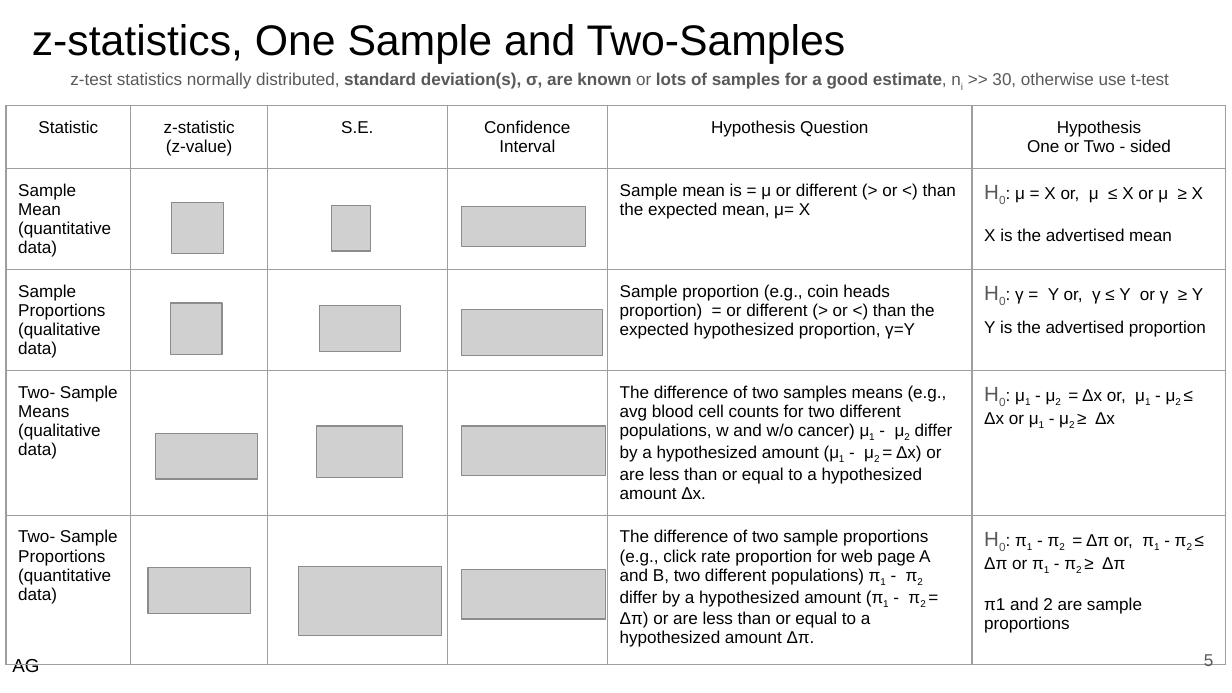
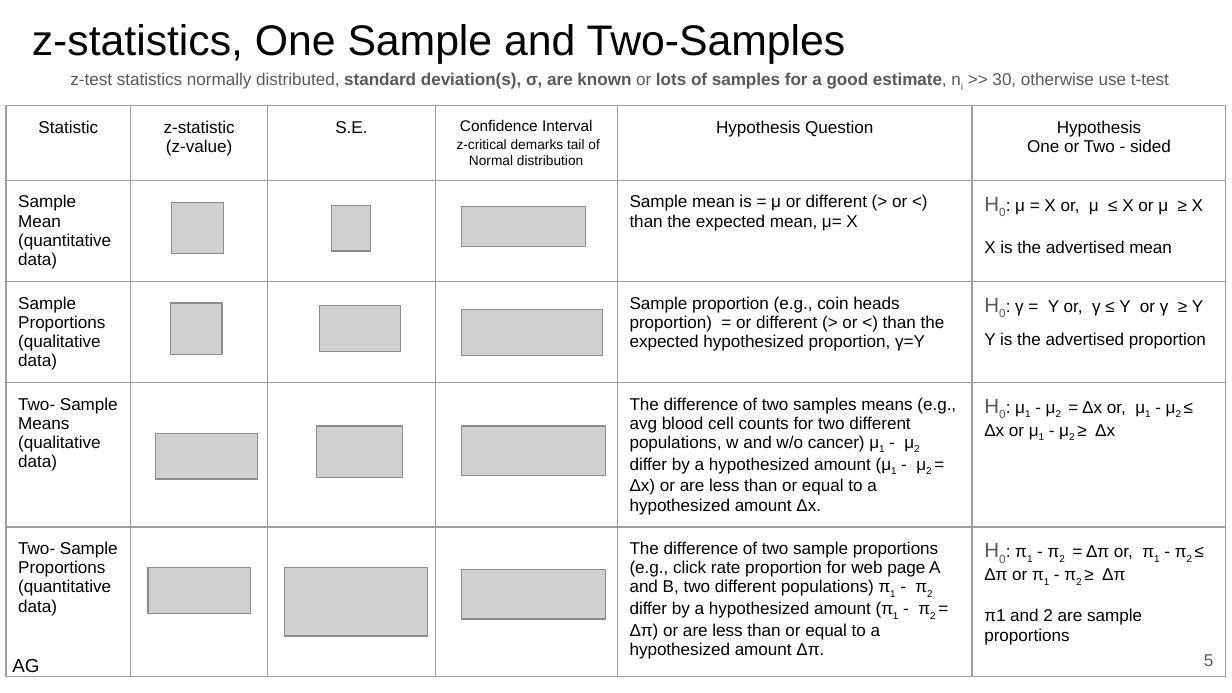
Before and after one commit to Aljgutier/Inference-Statistics-with-Python, a slide deck: slide 5 of a-Inference Statistics Slides.pptx. Drawn at 1232x693 pixels with LibreOffice and Linux fonts; fonts in the diff are those of the drawing; grey boxes stand for pictures. Boxes give left, top, right and bottom in pixels: in the first picture for what was removed or moved away, otherwise in the second. Text is boxed around its words. In the diff, an @@ line names an element or a change of style, - is before the commit and + after.

```diff
--- a/a-Inference Statistics Slides.pptx
+++ b/a-Inference Statistics Slides.pptx
@@ table at (6,106,1226,693) @@
-row 1, column 4: Confidence / Interval
+row 1, column 4: Confidence Interval / z-critical demarks tail of Normal distribution
@@ picture: place and size @@
-picture at (298,567,441,636)
+picture at (285,567,428,636)
```
Also in this commit, not shown: 4 other slides changed.
